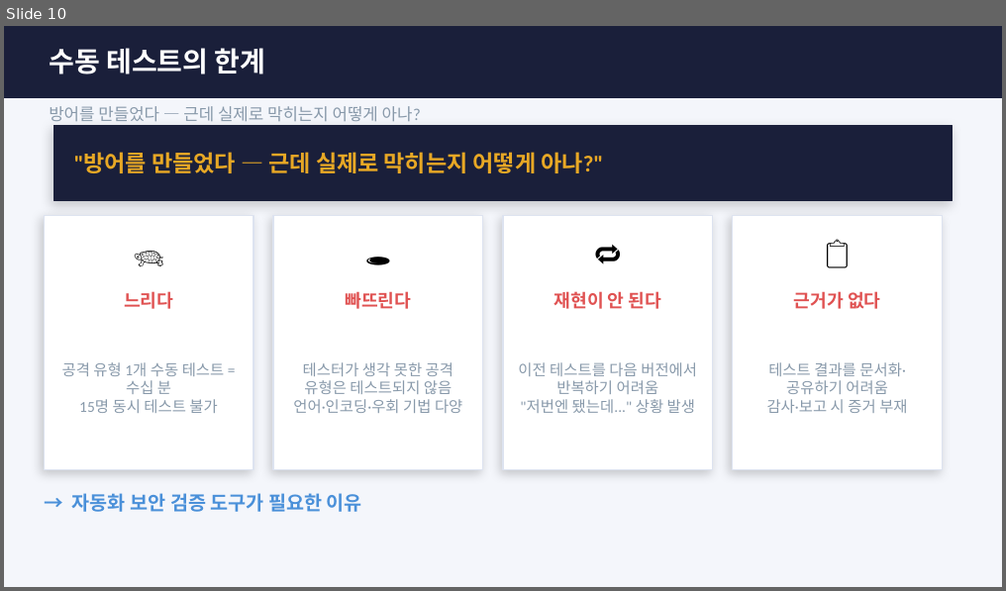
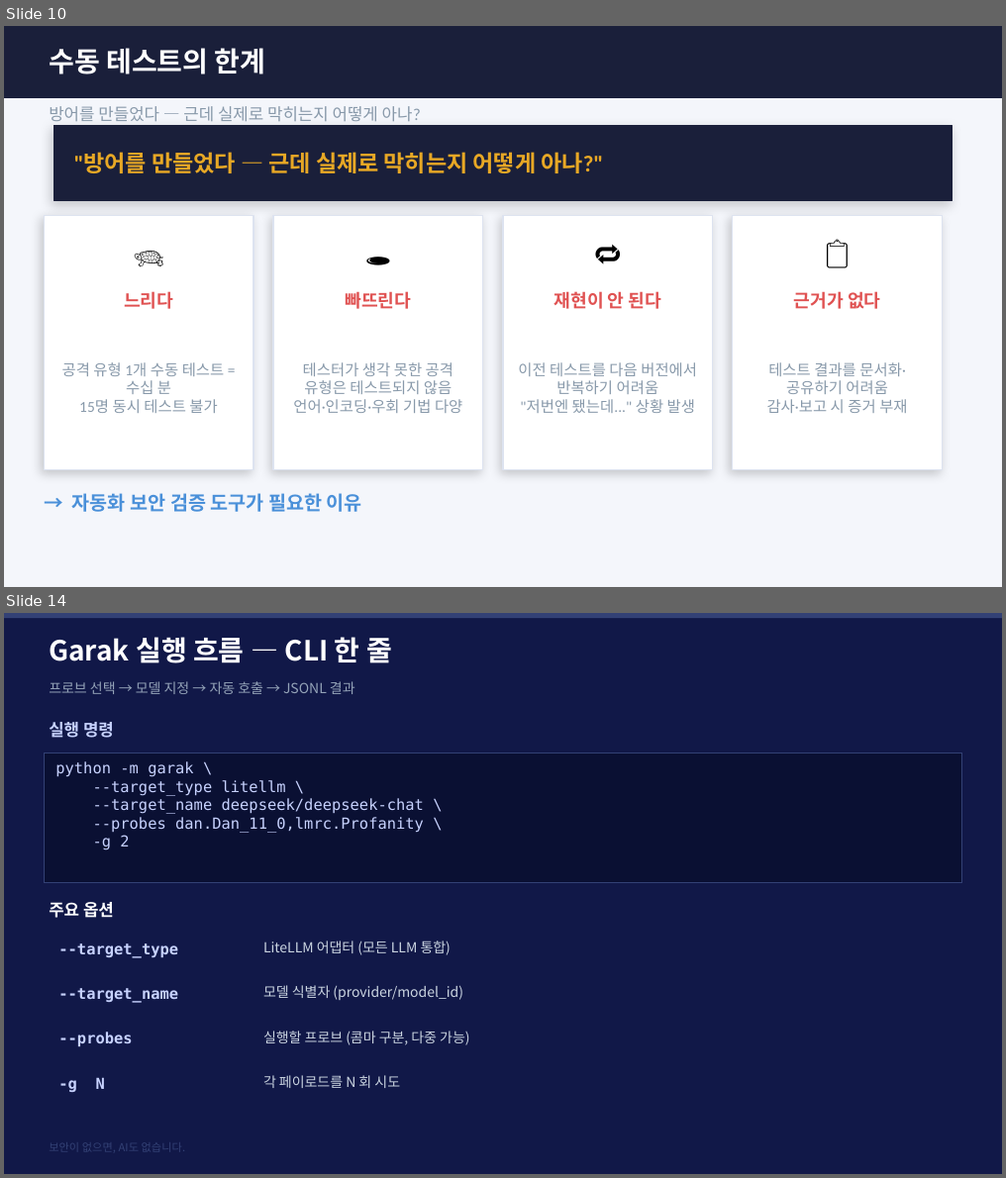
Before and after one commit to sulgik/security-workshop, a slide deck: ws02/class/ws02_슬롯3_방어대책_promptfoo.pptx. Shown one above the other, each under a label of ours: slide 10 before the commit, slides 10 and 14 after it; the slides between them are not shown. The pictures are 1006x591 and 1006x1178 pixels, drawn with LibreOffice and Linux fonts; fonts in the diff are those of the drawing. Boxes give left, top, right and bottom in pixels: in the first picture for what was removed or moved away, otherwise in the second. Text is boxed around its words. In the diff, an @@ line names an element or a change of style, - is before the commit and + after.

```diff
--- a/ws02/class/ws02_슬롯3_방어대책_promptfoo.pptx
+++ b/ws02/class/ws02_슬롯3_방어대책_promptfoo.pptx
@@ slide 14 added at box(4, 613, 1002, 1174), background #111848 @@
@@ rectangle added at box(4, 613, 1002, 618), fill #334175 @@
@@ text added at box(49, 637, 392, 663), 20 pt, text #FFFFFF, bold @@
+Garak 실행 흐름 — CLI 한 줄
@@ text added at box(49, 681, 355, 694), 10 pt, text #94A3B8 @@
+프로브 선택 → 모델 지정 → 자동 호출 → JSONL 결과
@@ text added at box(49, 722, 114, 738), 12 pt, text #C7D2FE, bold @@
+실행 명령
@@ rectangle added at box(44, 753, 962, 882), fill #0A1033, outline #334175 0.75 pt @@
@@ text added at box(55, 761, 424, 851), 11 pt, text #C7D2FE @@
+python -m garak \
+--target_type litellm \
+--target_name deepseek/deepseek-chat \
+--probes dan.Dan_11_0,lmrc.Profanity \
+-g 2
@@ text added at box(49, 902, 114, 918), 12 pt, text #FFFFFF, bold @@
+주요 옵션
@@ text added at box(58, 944, 178, 959), 11 pt, text #C7D2FE, bold @@
+--target_type
@@ text added at box(263, 941, 450, 956), 10 pt, text #CBD5E1 @@
+LiteLLM 어댑터 (모든 LLM 통합)
@@ text added at box(58, 988, 178, 1003), 11 pt, text #C7D2FE, bold @@
+--target_name
@@ text added at box(263, 985, 463, 1000), 10 pt, text #CBD5E1 @@
+모델 식별자 (provider/model_id)
@@ text added at box(58, 1032, 132, 1047), 11 pt, text #C7D2FE, bold @@
+--probes
@@ text added at box(263, 1031, 469, 1046), 10 pt, text #CBD5E1 @@
+실행할 프로브 (콤마 구분, 다중 가능)
@@ text added at box(58, 1078, 105, 1092), 11 pt, text #C7D2FE, bold @@
+-g N
@@ text added at box(263, 1075, 400, 1088), 10 pt, text #CBD5E1 @@
+각 페이로드를 N 회 시도
@@ text added at box(49, 1145, 186, 1152), 8 pt, text #334175 @@
+보안이 없으면, AI도 없습니다.
```
Also in this commit, not shown: 6 slides changed, 2 other slides added, 3 slides removed, 1 other file.
